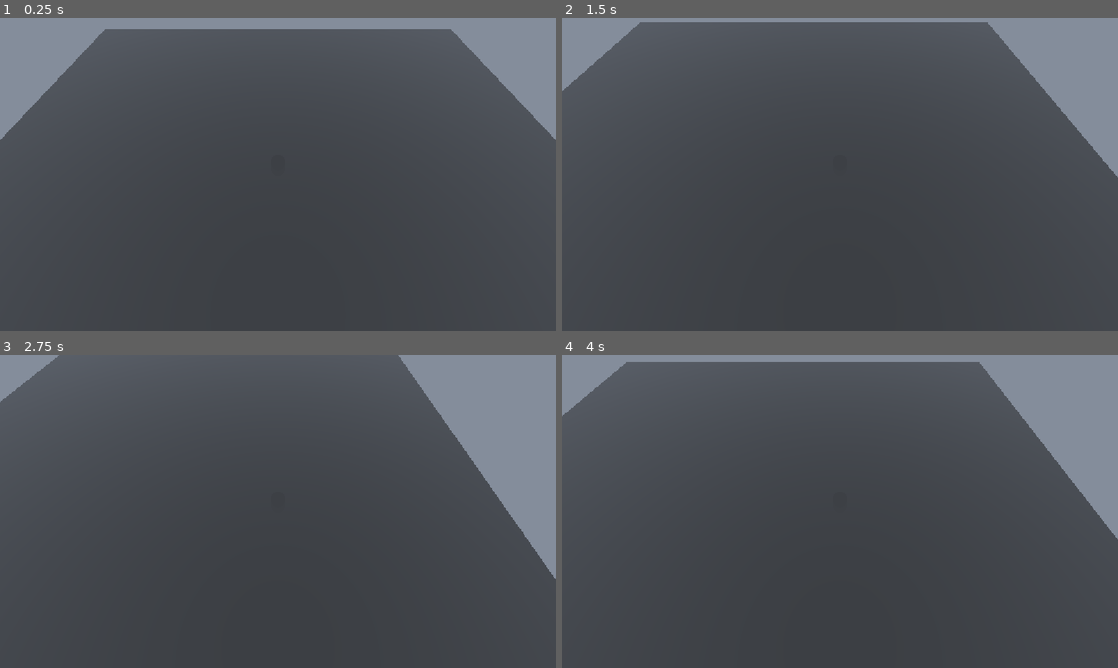
Above: before the commit, frames 1-4 (two rows, left to right).
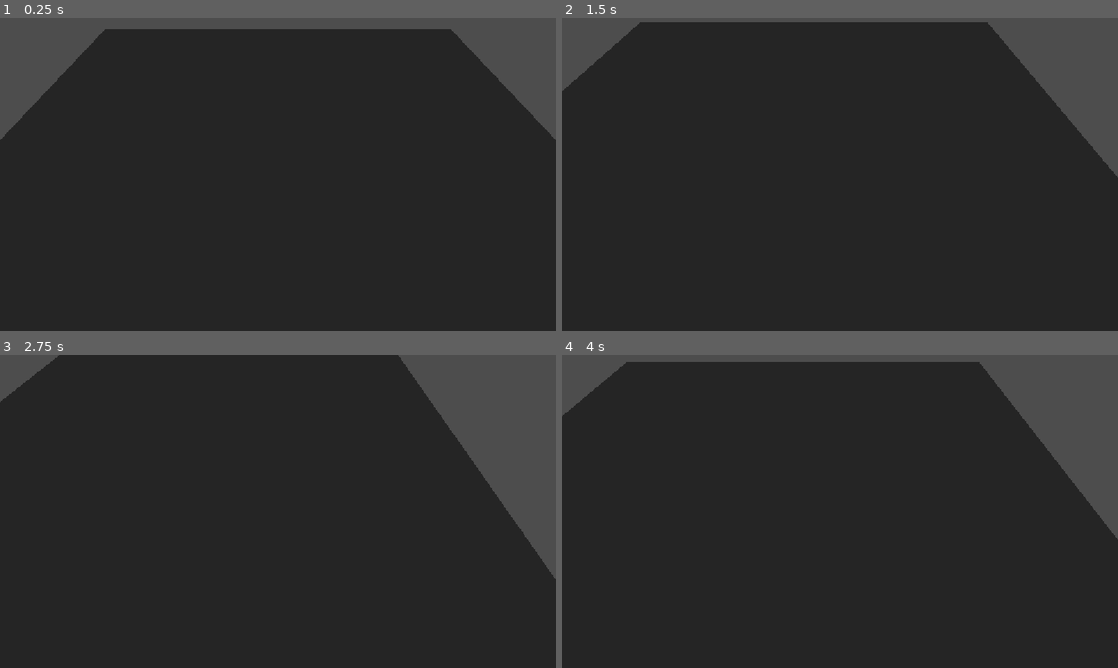
Above: after the commit, the same moments.

Repository: wildevi26250-tech/tcob
Game: Godot game, scene res://Main.tscn
Same seed, same stepped clock (60 frames per second), same inputs: the game is played once before the commit and once after it.
Inputs:
- Up to frame 1 (0.25 s): no input
- Up to frame 2 (1.5 s): tap Enter (ui_accept) at 0.5, 0.77 s; hold Right (ui_right) 0.53-1.28 s; hold Down (ui_down) from 1.28 s (still down)
- Up to frame 3 (2.75 s): tap Enter (ui_accept) at 1.52 s; release Down (ui_down) at 2.03 s; hold Right (ui_right) from 2.03 s (still down)
- Up to frame 4 (4 s): release Right (ui_right) at 2.78 s; hold Up (ui_up) 2.78-3.53 s; tap Enter (ui_accept) at 3.02, 3.77 s; hold Left (ui_left) from 3.53 s (still down)

The runs differ from the first frame. In frame 1, 100% of the frame differs, in the area x 0-100%, y 0-100%; in frame 2, 100%; in frame 3, 100%; in frame 4, 100%.

Commit message:
Added more stuff

Diff:
--- /dev/null
+++ b/Level.tscn
@@ -0,0 +1,17 @@
+[gd_scene format=3 uid="uid://bf8622s805cqh"]
+
+[sub_resource type="BoxShape3D" id="BoxShape3D_ly3xq"]
+size = Vector3(1.9887695, 0.50305176, 1.9859619)
+
+[sub_resource type="PlaneMesh" id="PlaneMesh_ga30w"]
+
+[node name="StaticBody3D" type="StaticBody3D" unique_id=1772989298]
+transform = Transform3D(25.004995, 0, 0, 0, 25.004995, 0, 0, 0, 25.004995, 0.0061059, -6.213094, 0.13583085)
+
+[node name="CollisionShape3D" type="CollisionShape3D" parent="." unique_id=1470788172]
+transform = Transform3D(1, 0, 0, 0, 1, 0, 0, 0, 1, 2.910383e-11, 0, 0)
+shape = SubResource("BoxShape3D_ly3xq")
+
+[node name="MeshInstance3D" type="MeshInstance3D" parent="." unique_id=1733343399]
+transform = Transform3D(1.0000001, 0, 0, 0, 1.0000001, 0, 0, 0, 1.0000001, -0.0002441872, 0.24847412, -0.0054321485)
+mesh = SubResource("PlaneMesh_ga30w")
--- a/Main.tscn
+++ b/Main.tscn
@@ -1,50 +1,19 @@
 [gd_scene format=3 uid="uid://e3pnekrg4scr"]
 
-[ext_resource type="Script" uid="uid://b25gmw1t55vc" path="res://character_body_3d.gd" id="1_glv2v"]
+[ext_resource type="PackedScene" uid="uid://bqgejg3pf54sl" path="res://Player.tscn" id="1_uu6xs"]
+[ext_resource type="PackedScene" uid="uid://bf8622s805cqh" path="res://Level.tscn" id="2_r0du0"]
 
 [sub_resource type="Environment" id="Environment_p3a75"]
-fog_enabled = true
-
-[sub_resource type="BoxShape3D" id="BoxShape3D_ly3xq"]
-size = Vector3(1.9887695, 0.50305176, 1.9859619)
-
-[sub_resource type="PlaneMesh" id="PlaneMesh_ga30w"]
-
-[sub_resource type="CapsuleShape3D" id="CapsuleShape3D_p3a75"]
-radius = 0.5078125
-height = 2.0845947
-
-[sub_resource type="CapsuleMesh" id="CapsuleMesh_ly3xq"]
+glow_intensity = 8.0
 
 [node name="Node3D" type="Node3D" unique_id=414517466]
 
 [node name="WorldEnvironment" type="WorldEnvironment" parent="." unique_id=1752389180]
 environment = SubResource("Environment_p3a75")
 
-[node name="AreaLight3D" type="AreaLight3D" parent="WorldEnvironment" unique_id=1350069321]
-transform = Transform3D(1, 0, 0, 0, 1, 0, 0, 0, 1, 0, 31.899036, 0)
+[node name="CharacterBody3D" parent="." unique_id=1254943193 instance=ExtResource("1_uu6xs")]
 
-[node name="StaticBody3D" type="StaticBody3D" parent="." unique_id=1854293089]
-transform = Transform3D(25.004995, 0, 0, 0, 25.004995, 0, 0, 0, 25.004995, 0.0061059, -6.213094, 0.13583085)
+[node name="StaticBody3D" parent="." unique_id=1772989298 instance=ExtResource("2_r0du0")]
 
-[node name="CollisionShape3D" type="CollisionShape3D" parent="StaticBody3D" unique_id=89111632]
-transform = Transform3D(1, 0, 0, 0, 1, 0, 0, 0, 1, 2.910383e-11, 0, 0)
-shape = SubResource("BoxShape3D_ly3xq")
-
-[node name="MeshInstance3D" type="MeshInstance3D" parent="StaticBody3D" unique_id=777920999]
-transform = Transform3D(1.0000001, 0, 0, 0, 1.0000001, 0, 0, 0, 1.0000001, -0.0002441872, 0.24847412, -0.0054321485)
-mesh = SubResource("PlaneMesh_ga30w")
-
-[node name="CharacterBody3D" type="CharacterBody3D" parent="." unique_id=87855325]
-transform = Transform3D(1, 0, 0, 0, 1, 0, 0, 0, 1, 0, 2.0107012, 0)
-script = ExtResource("1_glv2v")
-
-[node name="Camera3D" type="Camera3D" parent="CharacterBody3D" unique_id=1385548833]
-transform = Transform3D(1, 0, 0, 0, 0.5282381, 0.8490963, 0, -0.8490963, 0.5282381, 0, 12.265902, 8.379003)
-
-[node name="CollisionShape3D" type="CollisionShape3D" parent="CharacterBody3D" unique_id=1955203555]
-transform = Transform3D(1, 0, 0, 0, 1, 0, 0, 0, 1, 0, 0.010192871, 0)
-shape = SubResource("CapsuleShape3D_p3a75")
-
-[node name="MeshInstance3D" type="MeshInstance3D" parent="CharacterBody3D" unique_id=34582149]
-mesh = SubResource("CapsuleMesh_ly3xq")
+[node name="OmniLight3D" type="OmniLight3D" parent="." unique_id=2066060119]
+transform = Transform3D(1, 0, 0, 0, 1, 0, 0, 0, 1, 0, 25.861084, 0)
--- /dev/null
+++ b/Player.tscn
@@ -0,0 +1,23 @@
+[gd_scene format=3 uid="uid://bqgejg3pf54sl"]
+
+[ext_resource type="Script" uid="uid://b25gmw1t55vc" path="res://character_body_3d.gd" id="1_xhfnw"]
+
+[sub_resource type="CapsuleShape3D" id="CapsuleShape3D_p3a75"]
+radius = 0.5078125
+height = 2.0845947
+
+[sub_resource type="CapsuleMesh" id="CapsuleMesh_ly3xq"]
+
+[node name="CharacterBody3D" type="CharacterBody3D" unique_id=1254943193]
+transform = Transform3D(1, 0, 0, 0, 1, 0, 0, 0, 1, 0, 2.0107012, 0)
+script = ExtResource("1_xhfnw")
+
+[node name="Camera3D" type="Camera3D" parent="." unique_id=1386879842]
+transform = Transform3D(1, 0, 0, 0, 0.5282381, 0.8490963, 0, -0.8490963, 0.5282381, 0, 12.265902, 8.379003)
+
+[node name="CollisionShape3D" type="CollisionShape3D" parent="." unique_id=901129858]
+transform = Transform3D(1, 0, 0, 0, 1, 0, 0, 0, 1, 0, 0.010192871, 0)
+shape = SubResource("CapsuleShape3D_p3a75")
+
+[node name="MeshInstance3D" type="MeshInstance3D" parent="." unique_id=1517044074]
+mesh = SubResource("CapsuleMesh_ly3xq")
